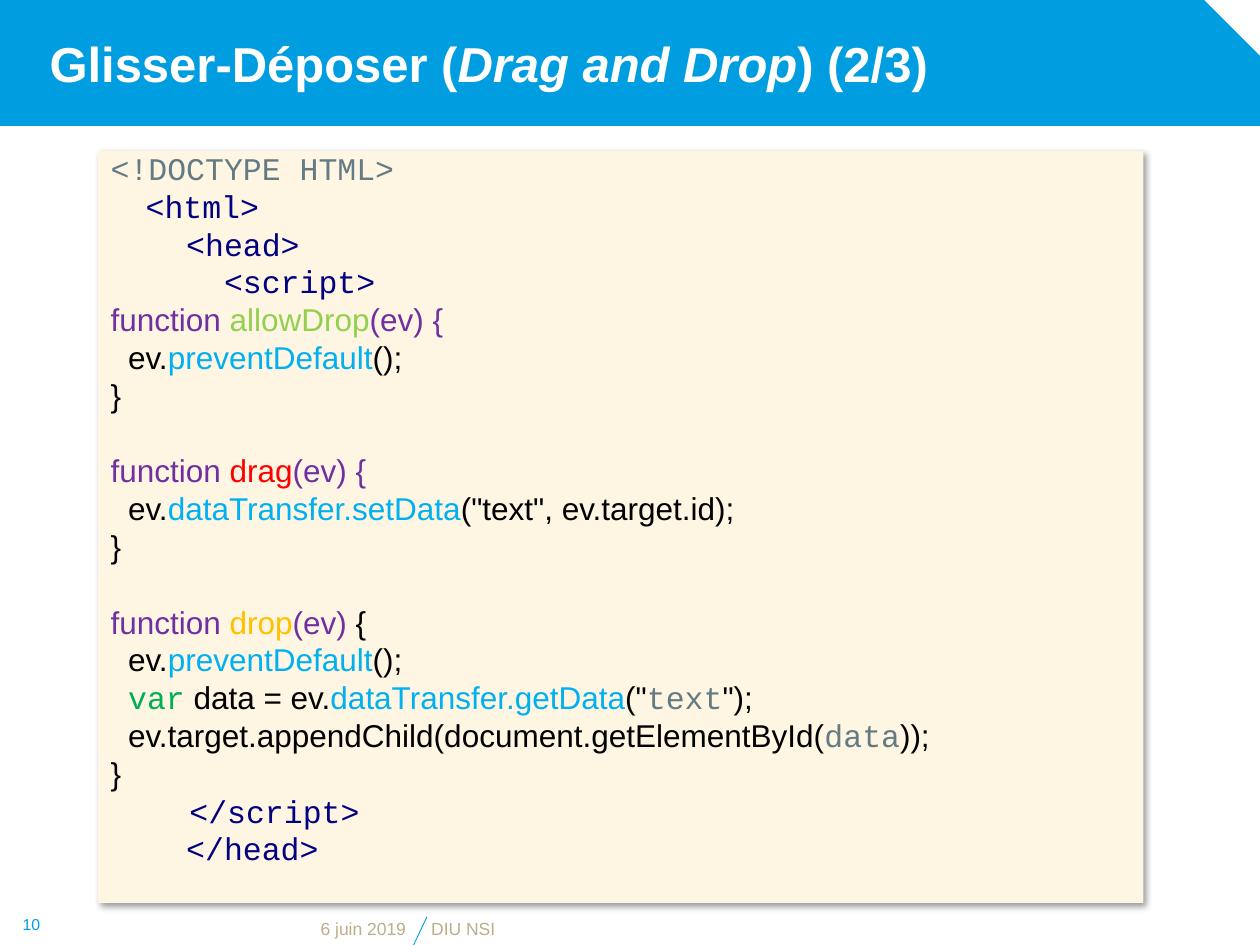
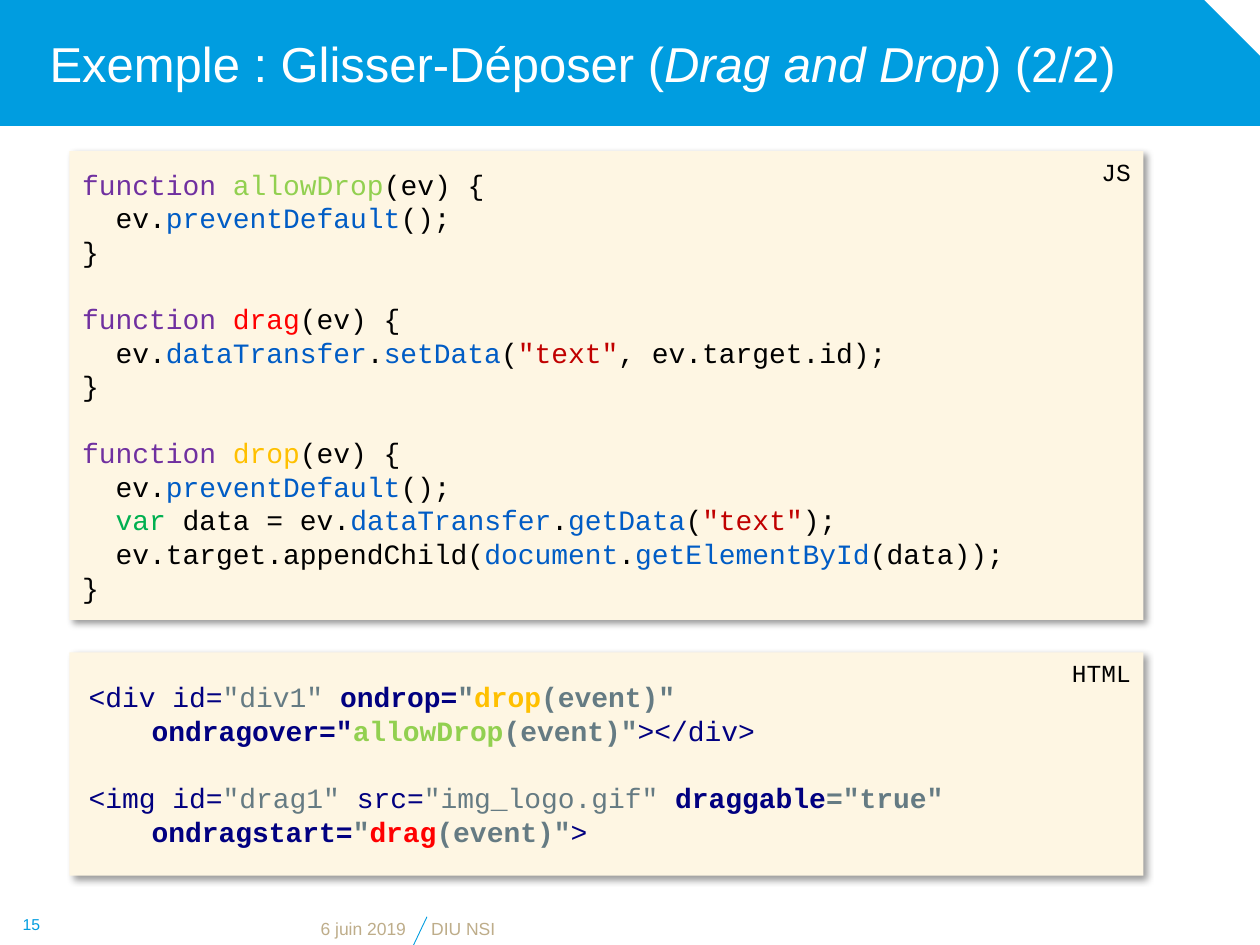
Before and after one commit to diu-uf-bordeaux/bloc1, a slide deck: slide 15 of web/4-JS/JavaScript.pptx (slide 10 before the commit). Drawn at 1260x945 pixels with LibreOffice and Linux fonts; fonts in the diff are those of the drawing; background and template pictures are left out. Boxes give left, top, right and bottom in pixels: in the first picture for what was removed or moved away, otherwise in the second. Text is boxed around its words. In the diff, an @@ line names an element or a change of style, - is before the commit and + after.

```diff
--- a/web/4-JS/JavaScript.pptx
+++ b/web/4-JS/JavaScript.pptx
@@ title at (x1=50, y1=46, x2=1116, y2=92): text changed; bold off @@
-Glisser-Déposer (Drag and Drop) (2/3)
+Exemple : Glisser-Déposer (Drag and Drop) (2/2)
@@ rectangle "function allowDrop(ev) { ev.preventDefault(); } ..." resized from (x1=98, y1=151, x2=1144, y2=903) to (x1=69, y1=151, x2=1143, y2=620) @@
@@ text in rectangle at (x1=82, y1=175, x2=1004, y2=570): text changed; size 18 to 16 pt; font Arial to Courier New @@
-<!DOCTYPE HTML>
-<html>
-<head>
-<script>
-function allowDrop(ev) {
-ev.preventDefault();
-}
-function drag(ev) {
-ev.dataTransfer.setData("text", ev.target.id);
-}
-function drop(ev) {
-ev.preventDefault();
-var data = ev.dataTransfer.getData("text");
-ev.target.appendChild(document.getElementById(data));
-}
-</script>
-</head>
+function allowDrop(ev) {
+ev.preventDefault();
+}
+function drag(ev) {
+ev.dataTransfer.setData("text", ev.target.id);
+}
+function drop(ev) {
+ev.preventDefault();
+var data = ev.dataTransfer.getData("text");
+ev.target.appendChild(document.getElementById(data));
+}
@@ text added at (x1=1101, y1=164, x2=1130, y2=182), 14 pt, text #000000 @@
+JS
@@ rectangle added at (x1=69, y1=653, x2=1143, y2=876), fill #FEF6E3, 16 pt, text #010080, bold @@
+<div id="div1" ondrop="drop(event)"
+ondragover="allowDrop(event)"></div>
+<img id="drag1" src="img_logo.gif" draggable="true"
+ondragstart="drag(event)">
@@ text added at (x1=1072, y1=666, x2=1131, y2=682), 14 pt, text #000000 @@
+HTML
@@ page number at (x1=23, y1=919, x2=41, y2=930): text changed @@
-10
+15
```
Also in this commit, not shown: 8 other slides changed, 5 slides added, 1 slide removed, 1 other file.
